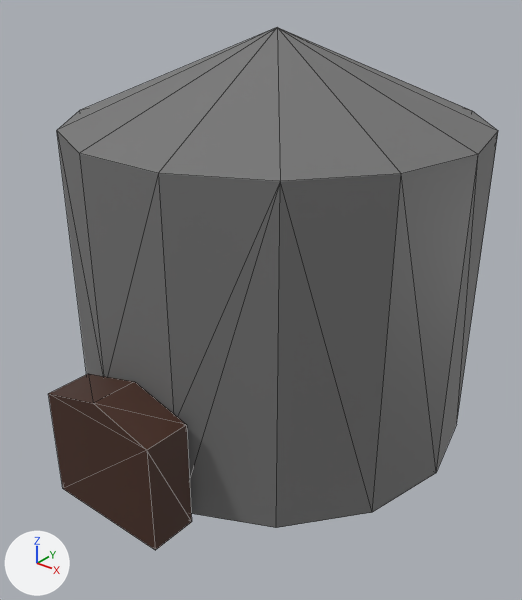
An edit to the glTF model assets/models/silo.glb, drawn before and after from the same camera.
Camera for both pictures: a 50 mm camera at (7.87, -10.12, 8.46) aimed at (0.25, -0.6, 2.55). The lights are fixed; the arrows at lower left show +X, +Y and +Z. The first picture is the older version. Mesh edges are drawn as thin lines. Where no turn or scale is listed for an object, it has been applied to the vertices. Vertices at exactly the same position are counted once.
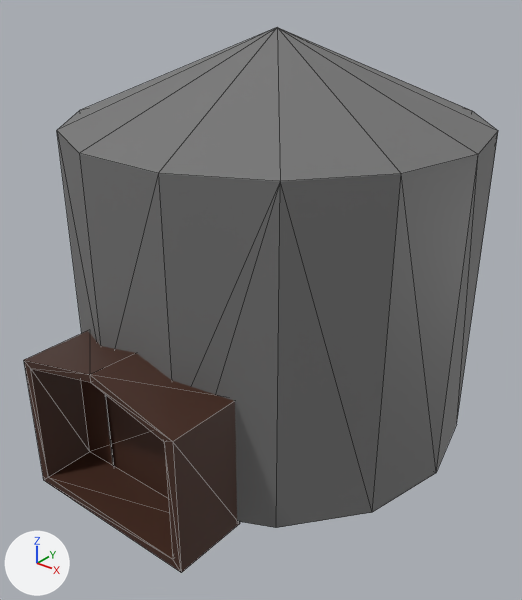
Pixel boxes (x1, y1, x2, y2) of what changed, in the pictures (522 x 600 px):
'Cylinder.004', reshaped: before (48, 27, 498, 550); after (24, 27, 498, 573)
part 1 of me_cylinder_004, reshaped: before (48, 374, 192, 550); after (24, 331, 240, 573)

The change, as a diff of the scene's bpy script:
```diff
--- a/assets/models/silo.glb.py
+++ b/assets/models/silo.glb.py
@@ me_cylinder_004 @@
 # used by ob_cylinder_004; location = (-0.03, 0.2, 2.76)
-me_cylinder_004.from_pydata(...)  # 50 vertices, 96 faces; spans x -3.79..3.79, y -4.59..3.7, z -2.97..4.51
+me_cylinder_004.from_pydata(...)  # 60 vertices, 116 faces; spans x -3.79..3.79, y -4.59..3.7, z -3.07..4.51
+# me_cylinder_004 part 1
+# 3 faces are deleted
+# 10 vertices move from x -1.21..1.17, y -4.59..-3.76, z -2.95..-0.64 to x -1.79..1.74, y -4.59..-3.19, z -3.07..-0.12
+# 5 vertices are added at (1.54, -4.59, -0.65), (1.54, -4.59, -2.9), (-1.61, -4.59, -2.9), (-1.61, -4.59, -0.61), (-0.02, -4.59, -0.26)
+# 5 new vertices lie (0.0, 0.95, 0.0) away from vertices in x -1.61..1.54, y -4.59, z -2.9..-0.26
+# 23 new faces join them, mat_wood (brown #45291d)
+# other edits to the shape of me_cylinder_004 do not show in these pictures
 me_cylinder_004.materials.append(mat_material_017)
```
